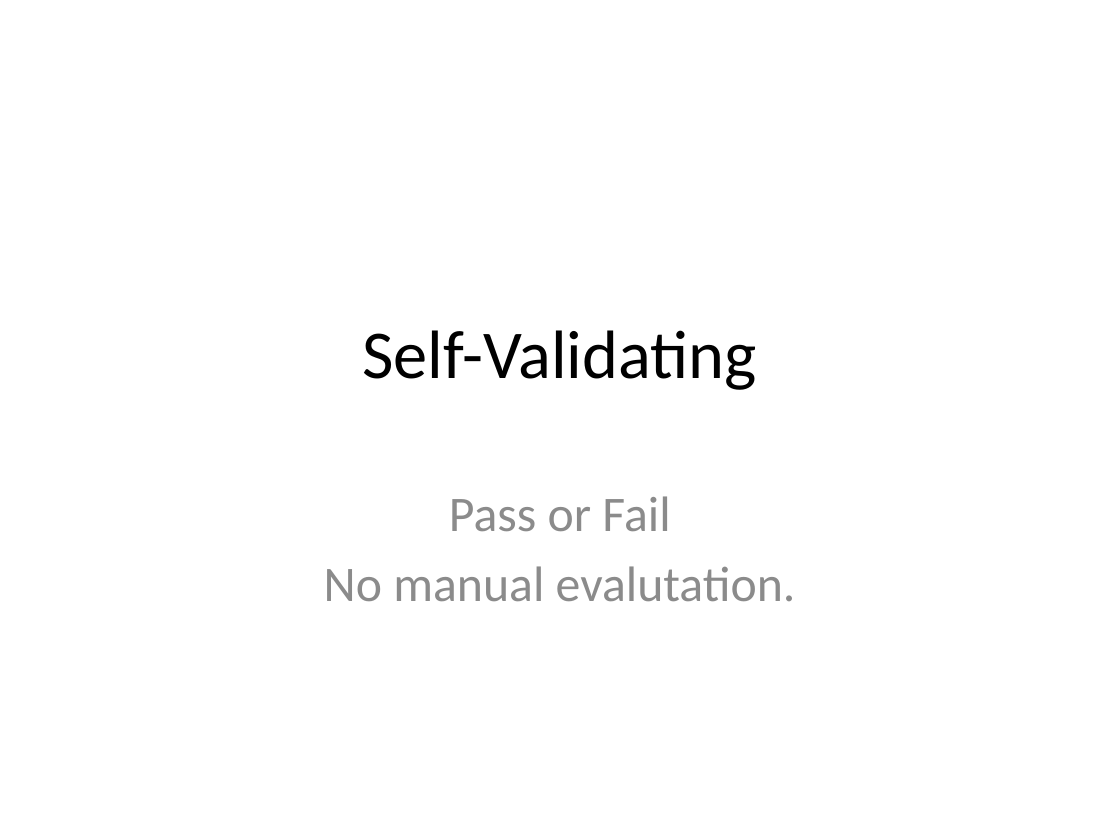
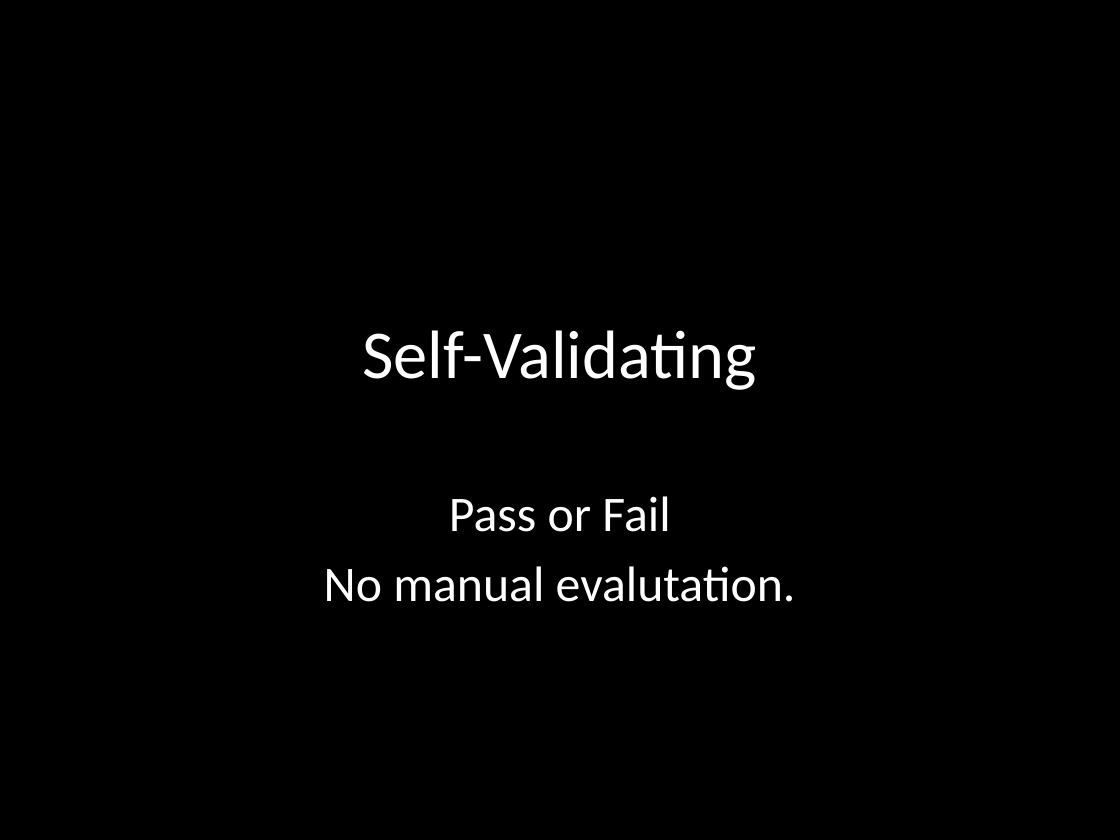
Before and after one commit to robertgreiner/presentations, a slide deck: slide 18 of testing-javascript/testing-javascript.pptx. Drawn at 1120x840 pixels with LibreOffice and Linux fonts; fonts in the diff are those of the drawing. Boxes give left, top, right and bottom in pixels: in the first picture for what was removed or moved away, otherwise in the second. Text is boxed around its words. In the diff, an @@ line names an element or a change of style, - is before the commit and + after.

```diff
--- a/testing-javascript/testing-javascript.pptx
+++ b/testing-javascript/testing-javascript.pptx
@@ background #FFFFFF to #000000 @@
@@ title "Self-Validating" at (362, 330, 757, 390): text colour #000000 to #FFFFFF @@
@@ subtitle "Pass or Fail" at (324, 496, 796, 602): text colour #8C8C8C to #FFFFFF @@
```
Also in this commit, not shown: 25 other slides changed, 9 slides added, 1 slide removed, 4 other files.
